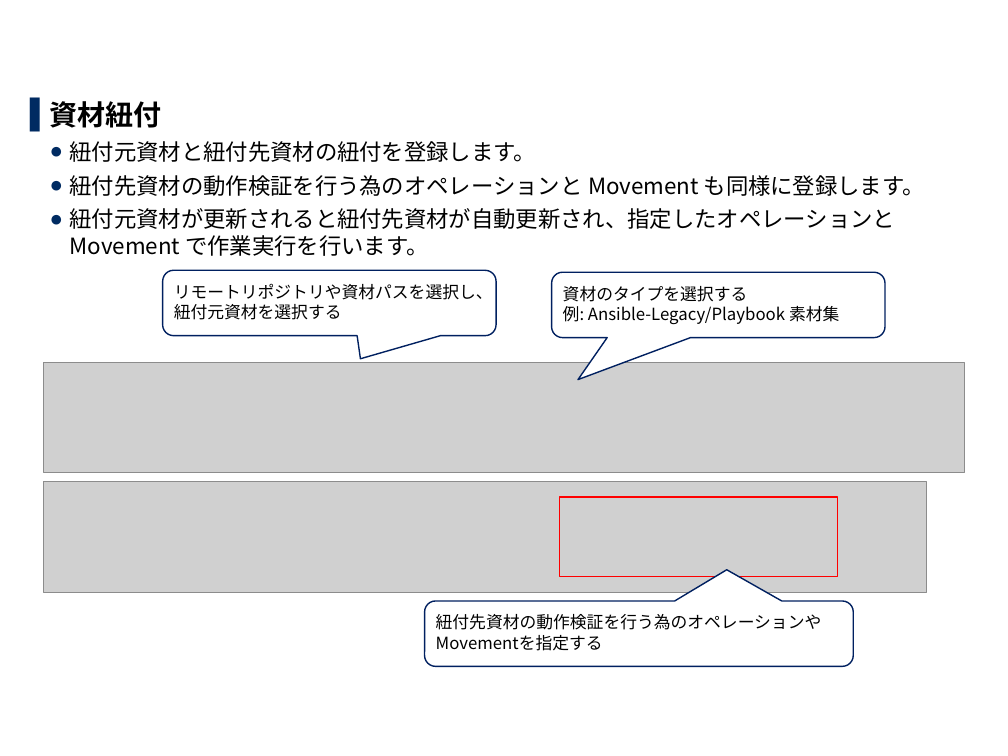
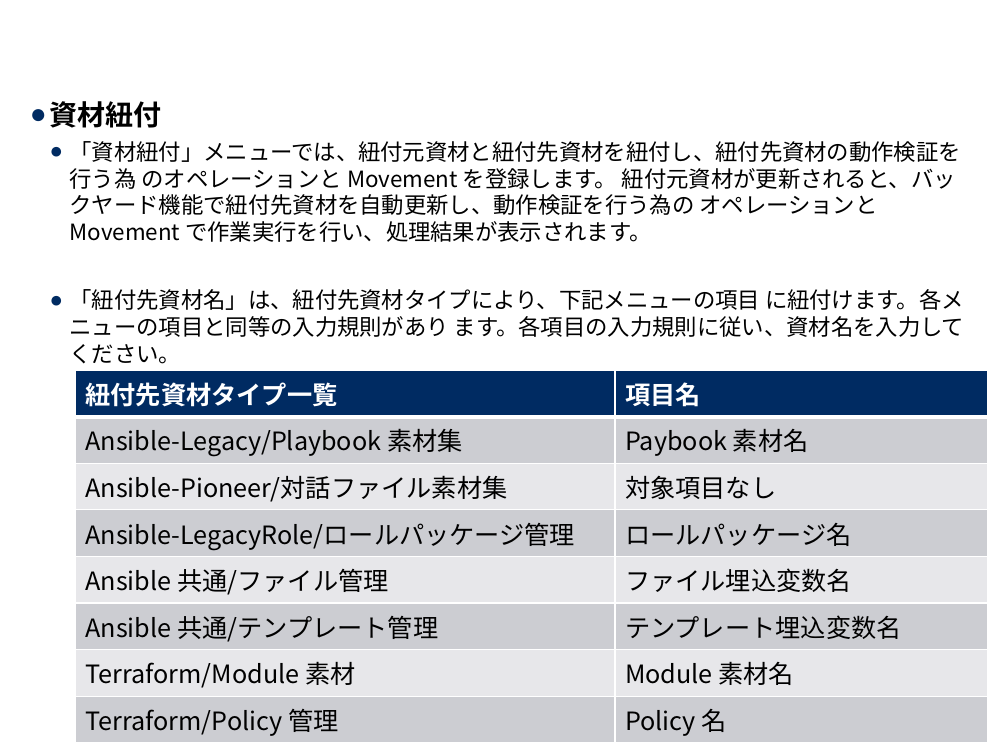
Before and after one commit to exastro-suite/it-automation-docs, a slide deck: slide 11 of asset/Learn_ja/ITA-CICD_for_lac_ja.pptx. Drawn at 1008x756 pixels with LibreOffice and Linux fonts; fonts in the diff are those of the drawing; grey boxes stand for pictures; background and template pictures are left out. Boxes give left, top, right and bottom in pixels: in the first picture for what was removed or moved away, otherwise in the second. Text is boxed around its words. In the diff, an @@ line names an element or a change of style, - is before the commit and + after.

```diff
--- a/asset/Learn_ja/ITA-CICD_for_lac_ja.pptx
+++ b/asset/Learn_ja/ITA-CICD_for_lac_ja.pptx
@@ text at [70,141,964,364]: text changed @@
-  ● 紐付元資材と紐付先資材の紐付を登録します。
-  ● 紐付先資材の動作検証を行う為のオペレーションと Movement も同様に登録します。
-  ● 紐付元資材が更新されると紐付先資材が自動更新され、指定したオペレーションと Movement で作業実行を行います。
+  ● 「資材紐付」メニューでは、紐付元資材と紐付先資材を紐付し、紐付先資材の動作検証を行う為 のオペレーションと Movement を登録します。 紐付元資材が更新されると、バックヤード機能で紐付先資材を自動更新し、動作検証を行う為の オペレーションと Movement で作業実行を行い、処理結果が表示されます。
+  ● 「紐付先資材名」は、紐付先資材タイプにより、下記メニューの項目 に紐付けます。各メニューの項目と同等の入力規則があり ます。各項目の入力規則に従い、資材名を入力してください。
@@ rounded speech box removed at [162,270,496,336] @@
-リモートリポジトリや資材パスを選択し、
-紐付元資材を選択する
@@ rounded speech box removed at [551,272,885,338] @@
-資材のタイプを選択する
-例: Ansible-Legacy/Playbook 素材集
@@ picture removed at [43,362,964,473] @@
@@ table added at [76,370,989,740], 8 rows, 2 columns @@
+紐付先資材タイプ一覧 | 項目名
+Ansible-Legacy/Playbook 素材集 | Paybook 素材名
+Ansible-Pioneer/対話ファイル素材集 | 対象項目なし
+Ansible-LegacyRole/ロールパッケージ管理 | ロールパッケージ名
+Ansible 共通/ファイル管理 | ファイル埋込変数名
+Ansible 共通/テンプレート管理 | テンプレート埋込変数名
+Terraform/Module 素材 | Module 素材名
+Terraform/Policy 管理 | Policy 名
@@ picture removed at [43,481,925,592] @@
@@ rectangle removed at [559,497,838,577] @@
@@ rounded speech box removed at [424,601,853,666] @@
-紐付先資材の動作検証を行う為のオペレーションや
-Movementを指定する
```
Also in this commit, not shown: 9 other slides changed, 1 slide removed, 3 other files.
